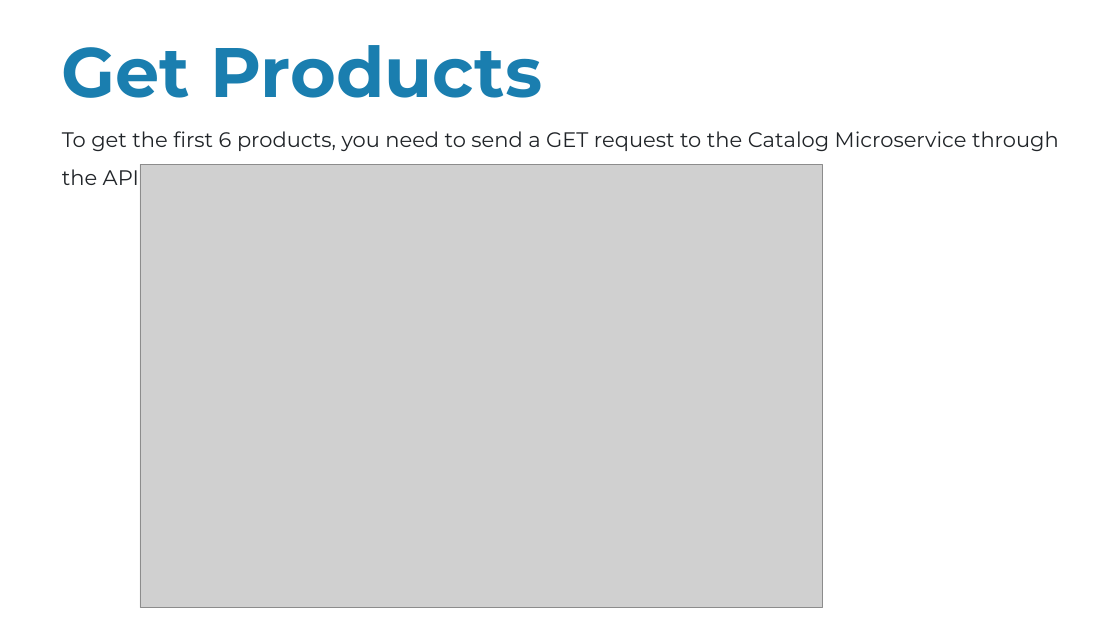
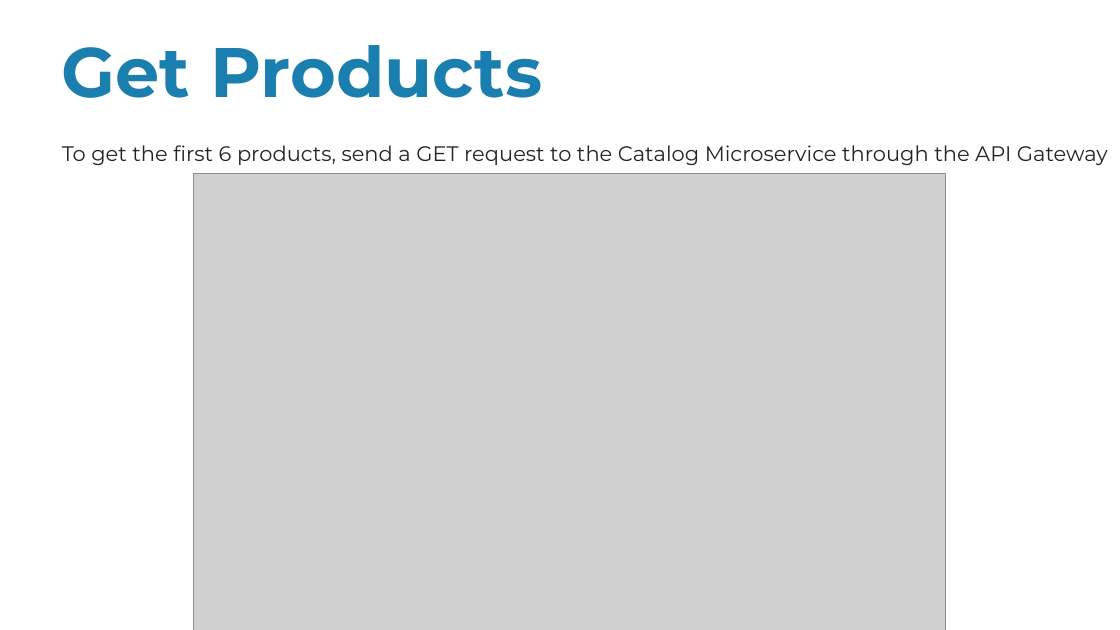
Before and after one commit to alainkhouryy/Project-integration, a slide deck: slide 34 of presentation/Final-Pres.pptx (slide 33 before the commit). Drawn at 1120x630 pixels with LibreOffice and Linux fonts; fonts in the diff are those of the drawing; grey boxes stand for pictures. Boxes give left, top, right and bottom in pixels: in the first picture for what was removed or moved away, otherwise in the second. Text is boxed around its words. In the diff, an @@ line names an element or a change of style, - is before the commit and + after.

```diff
--- a/presentation/Final-Pres.pptx
+++ b/presentation/Final-Pres.pptx
@@ text at <box>62,145,1108,165</box>: text changed @@
-To get the first 6 products, you need to send a GET request to the Catalog Microservice through the API Gateway
+To get the first 6 products, send a GET request to the Catalog Microservice through the API Gateway
@@ picture: place and size @@
-picture at <box>140,165,823,607</box>
+picture at <box>193,174,945,630</box>
```
Also in this commit, not shown: 21 other slides changed, 3 slides added.
